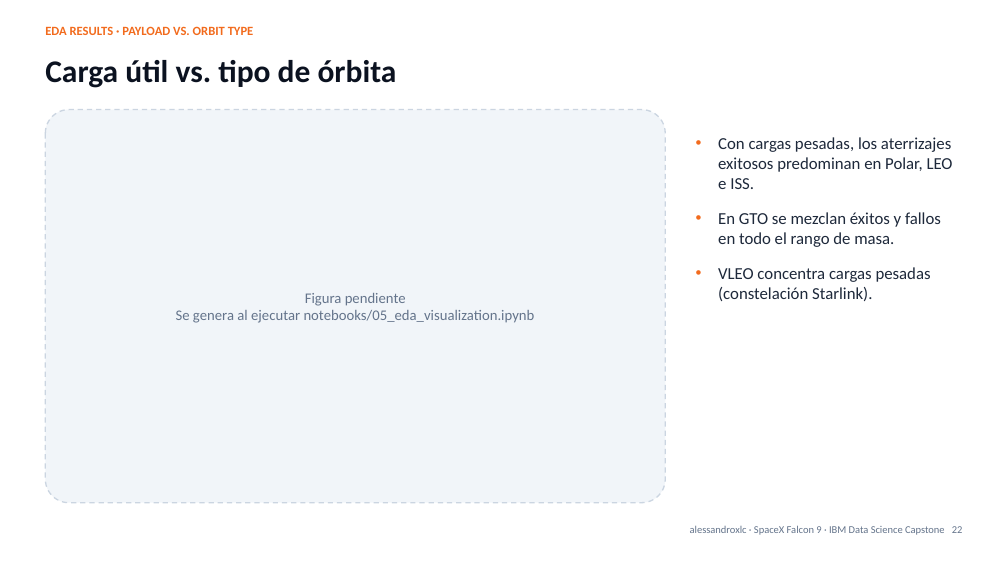
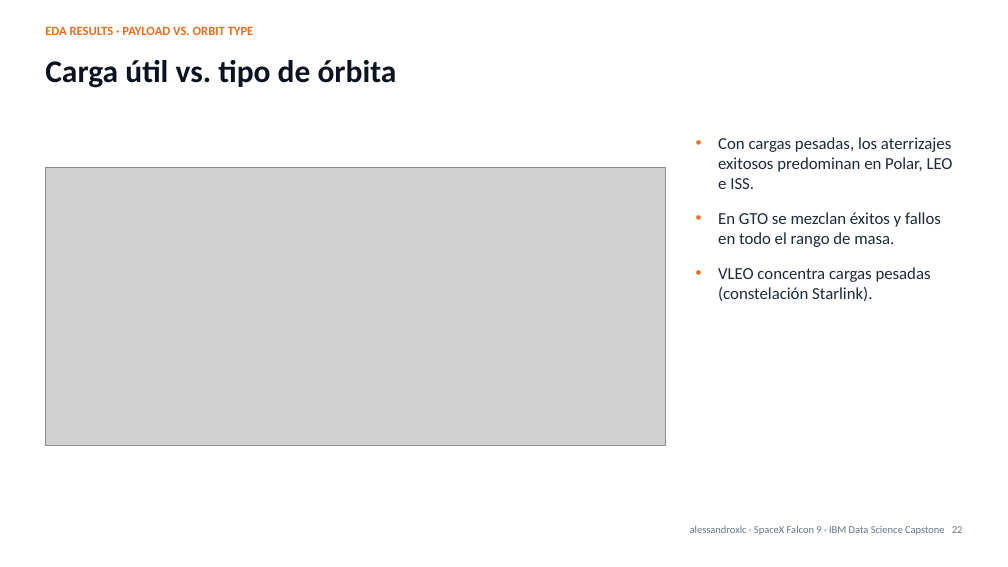
Before and after one commit to alessandroxlc/spacex-falcon9-capstone, a slide deck: slide 22 of presentation/SpaceX_Falcon9_Capstone.pptx. Drawn at 1008x567 pixels with LibreOffice and Linux fonts; fonts in the diff are those of the drawing; grey boxes stand for pictures. Boxes give left, top, right and bottom in pixels: in the first picture for what was removed or moved away, otherwise in the second. Text is boxed around its words. In the diff, an @@ line names an element or a change of style, - is before the commit and + after.

```diff
--- a/presentation/SpaceX_Falcon9_Capstone.pptx
+++ b/presentation/SpaceX_Falcon9_Capstone.pptx
@@ rounded rectangle removed at (45, 110, 665, 503) @@
@@ picture added at (45, 167, 665, 445) @@
@@ text removed at (176, 293, 535, 323) @@
-Figura pendiente
-Se genera al ejecutar notebooks/05_eda_visualization.ipynb
```
Also in this commit, not shown: 28 other slides changed, 45 other files.
